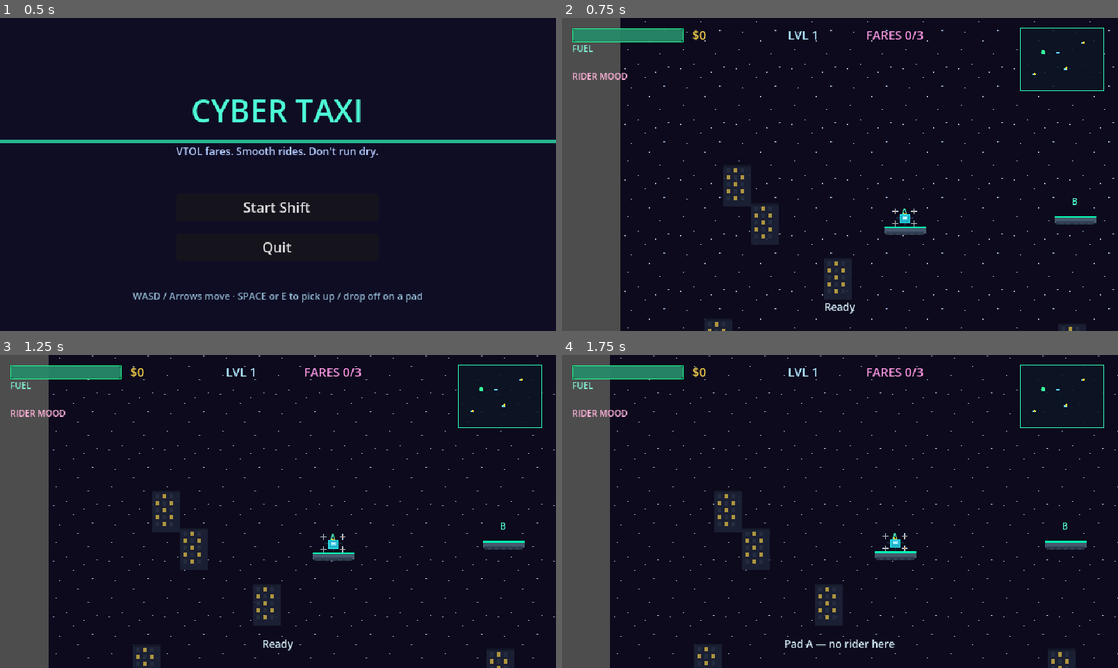
Above: before the commit, frames 1-4 (two rows, left to right).
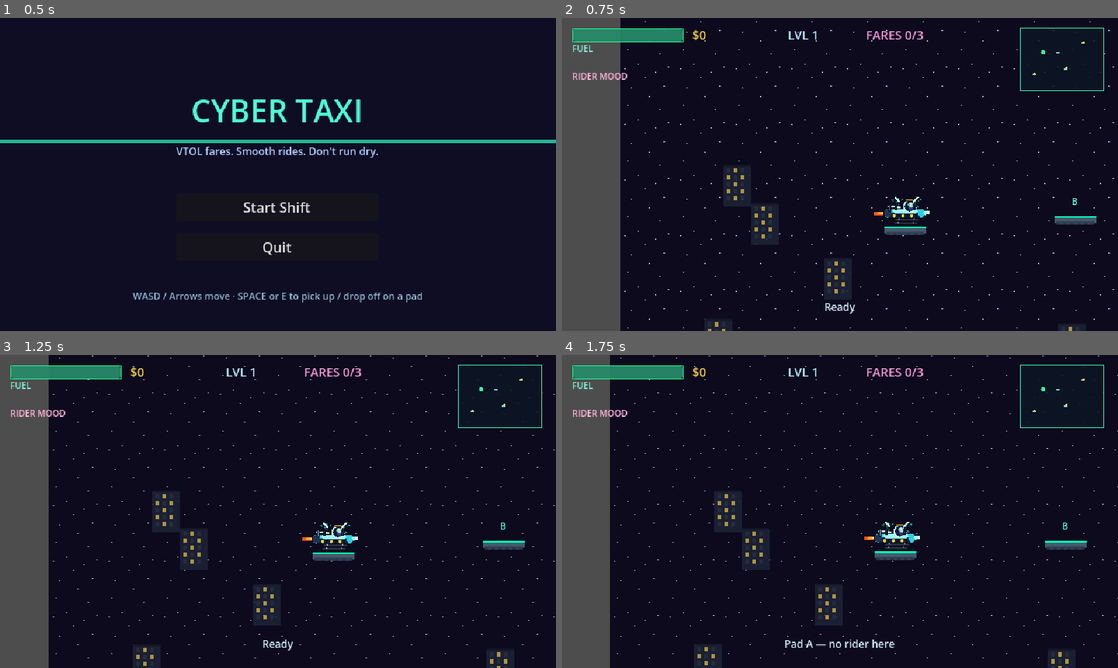
Above: after the commit, the same moments.

Repository: wojtekgalaj/cybertaxi
Game: Godot game, scene res://scenes/main_menu.tscn
The game is run twice, just before and just after one commit, with the same random seed, the same clock (stepped at 60 frames per second) and the same inputs.
Inputs:
- Up to frame 1 (0.5 s): no input
- Up to frame 2 (0.75 s): click "Start Shift" at 0.5 s
- Up to frame 3 (1.25 s): no input
- Up to frame 4 (1.75 s): hold D (move_right) from 1.28 s (still down); tap Space (land) at 1.35 s

Frame 1 is identical in both runs. In frame 2, 0.3% of the frame differs, in the area x 56-67%, y 57-67%; in frame 3, 0.4%; in frame 4, 0.4%, in the area x 54-65%, y 53-63%.

Commit message:
Replace the cab's bank swap with an animated drone sprite.
The taxi is redrawn every 10 degrees so the nose, rotors, and exhaust stay crisp as it turns, and each angle has a rotor, lamp, and flame cycle plus a rider frame.

Co-authored-by: Wojtek Galaj <wojtek.galaj@gmail.com>

Diff:
--- a/scenes/cyber_cab.tscn
+++ b/scenes/cyber_cab.tscn
@@ -1,7 +1,7 @@
 [gd_scene load_steps=4 format=3 uid="uid://bcabcyber001"]
 
 [ext_resource type="Script" path="res://scripts/player/cyber_cab.gd" id="1_cab"]
-[ext_resource type="Texture2D" path="res://assets/sprites/cab.png" id="2_tex"]
+[ext_resource type="Texture2D" path="res://assets/sprites/cab_drone.png" id="2_tex"]
 
 [sub_resource type="RectangleShape2D" id="RectangleShape2D_cab"]
 size = Vector2(20, 14)
@@ -14,7 +14,10 @@
 
 [node name="Sprite" type="Sprite2D" parent="."]
 texture_filter = 1
+position = Vector2(0, -5)
 texture = ExtResource("2_tex")
+hframes = 8
+vframes = 36
 
 [node name="CollisionShape2D" type="CollisionShape2D" parent="."]
 shape = SubResource("RectangleShape2D_cab")
@@ -22,10 +25,6 @@
 [node name="LandRay" type="RayCast2D" parent="."]
 target_position = Vector2(0, 16)
 collision_mask = 4
-
-[node name="PropTimer" type="Timer" parent="."]
-wait_time = 0.08
-autostart = true
 
 [node name="Camera2D" type="Camera2D" parent="."]
 position_smoothing_enabled = true
--- a/scripts/player/cyber_cab.gd
+++ b/scripts/player/cyber_cab.gd
@@ -1,19 +1,23 @@
 extends CharacterBody2D
-## Head-on cyber cab. Banks when strafing; burns fuel; tracks ride bumpiness.
+## Drone cab. Heading picks a pre-drawn angle; rotors, lamp, and exhaust animate.
 
 signal landed_on_platform(platform: Node)
 signal took_off()
 signal out_of_fuel()
 
-const BANK_THRESHOLD := 35.0
+## Must match tools/gen_cab_sprite.py. 0° is nose-right, 90° is nose-up.
+const SHEET_ANGLES := 36
+const SHEET_STEP := 10.0
+const ANIM_FRAMES := 4
+const SHEET_COLUMNS := 8
+## Skids are 11px below the sheet center; this sits them on the pad top.
+const SPRITE_REST_Y := -5.0
 
 @onready var sprite: Sprite2D = $Sprite
 @onready var land_ray: RayCast2D = $LandRay
-@onready var prop_timer: Timer = $PropTimer
 
-var tex_idle: Texture2D
-var tex_bank_l: Texture2D
-var tex_bank_r: Texture2D
+var _display_heading: float = 0.0
+var _anim_clock: float = 0.0
 
 var grounded: bool = false
 var current_platform: Node = null
@@ -27,12 +31,12 @@
 
 
 func _ready() -> void:
-	tex_idle = preload("res://assets/sprites/cab.png")
-	tex_bank_l = preload("res://assets/sprites/cab_bank_l.png")
-	tex_bank_r = preload("res://assets/sprites/cab_bank_r.png")
-	sprite.texture = tex_idle
+	sprite.texture = preload("res://assets/sprites/cab_drone.png")
+	sprite.hframes = SHEET_COLUMNS
+	sprite.vframes = SHEET_ANGLES
+	sprite.frame = 0
 	sprite.texture_filter = CanvasItem.TEXTURE_FILTER_NEAREST
-	prop_timer.timeout.connect(_on_prop_tick)
+	sprite.position = Vector2(0.0, SPRITE_REST_Y)
 
 
 func _physics_process(delta: float) -> void:
@@ -156,21 +160,40 @@
 
 
 func _update_visuals() -> void:
-	if absf(velocity.x) > BANK_THRESHOLD:
-		sprite.texture = tex_bank_l if velocity.x < 0.0 else tex_bank_r
-	else:
-		sprite.texture = tex_idle
-	## Subtle hover bob when airborne.
+	var delta := get_physics_process_delta_time()
+	var speed := velocity.length()
+	var target := _rest_heading(_display_heading)
+	if speed > 26.0:
+		## Screen-up is -Y. 0° points right, 90° points up.
+		target = rad_to_deg(atan2(-velocity.y, velocity.x))
+	var response := 14.0 if speed > 26.0 else 7.0
+	var blend := 1.0 - exp(-response * delta)
+	_display_heading = rad_to_deg(lerp_angle(deg_to_rad(_display_heading), deg_to_rad(target), blend))
+
+	var wrapped := fposmod(_display_heading, 360.0)
+	var angle_idx := posmod(roundi(wrapped / SHEET_STEP), SHEET_ANGLES)
+	var rate := 8.0
 	if not grounded:
-		prop_phase += get_physics_process_delta_time() * 18.0
-		sprite.position.y = sin(prop_phase) * 1.0
-	else:
-		sprite.position.y = 0.0
+		rate = 13.0
+	if speed > 80.0:
+		rate = 18.0
+	_anim_clock += delta * rate
+	var anim := posmod(int(_anim_clock), ANIM_FRAMES)
+	var column := anim
+	if passenger != null:
+		column += ANIM_FRAMES
+	sprite.frame = angle_idx * SHEET_COLUMNS + column
+
+	var bob := 0.0
+	if not grounded:
+		prop_phase += delta * 9.0
+		bob = sin(prop_phase)
+	sprite.position = Vector2(0.0, SPRITE_REST_Y + bob)
 
 
-func _on_prop_tick() -> void:
-	pass
-
-
-func force_refuel_visual() -> void:
-	pass
+## Level off facing the way the nose was last pointed, instead of spinning to the right.
+func _rest_heading(current: float) -> float:
+	var a := fposmod(current, 360.0)
+	if a > 90.0 and a < 270.0:
+		return 180.0
+	return 0.0
Binary file removed: assets/sprites/cab.png
Not shown, removed: assets/sprites/cab.png.import
Binary file removed: assets/sprites/cab_bank_l.png
Binary file removed: assets/sprites/cab_bank_r.png
Not shown, removed: assets/sprites/cab_bank_r.png.import
Binary file added: assets/sprites/cab_drone.png
Not shown, changed: assets/sprites/cab_drone.png.import
Not shown, added: tools/gen_cab_sprite.py
